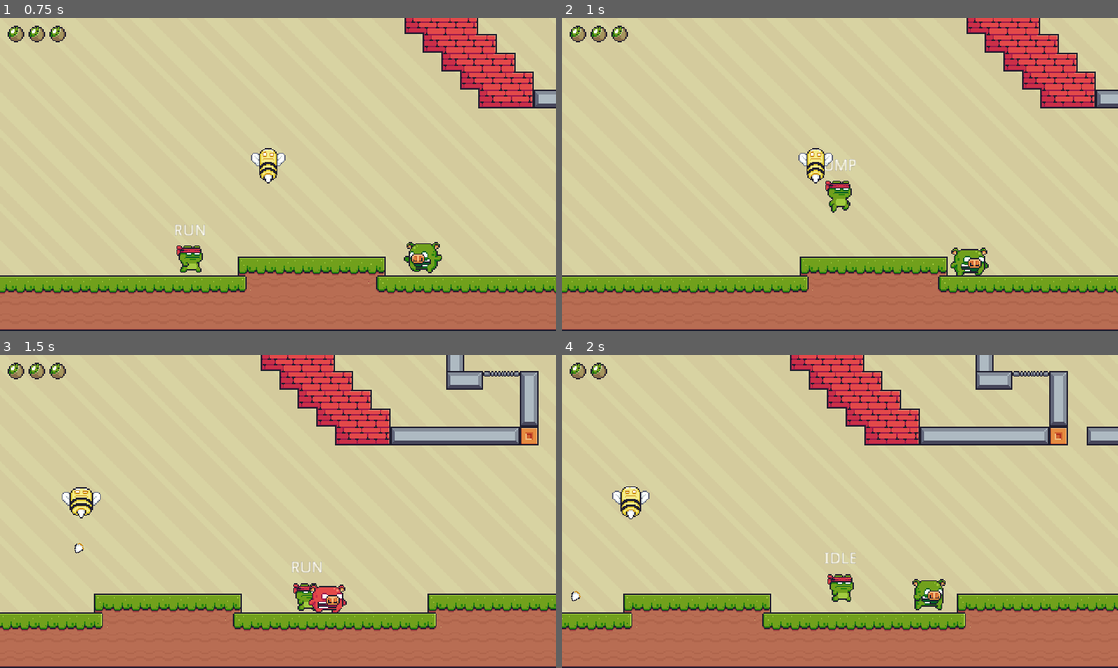
Above: before the commit, frames 1-4 (two rows, left to right).
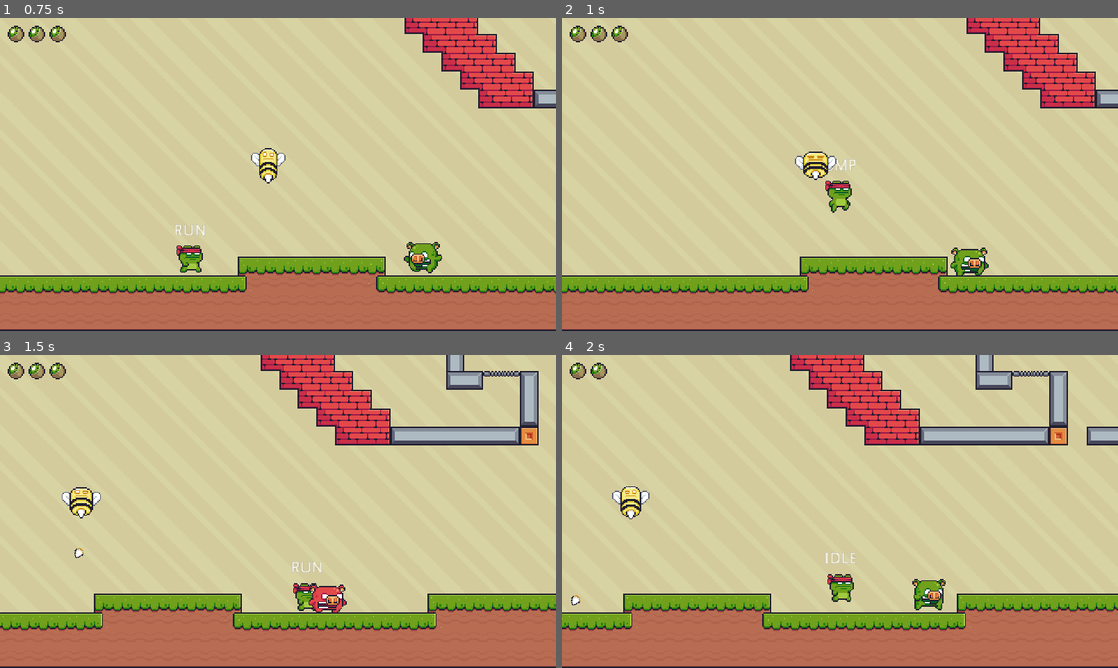
Above: after the commit, the same moments.

Repository: ChrisTutorials/ChrisTutorials-2D-Godot-Platformer
Game: Godot game, scene res://Maps/Level1.tscn
The game is run twice, just before and just after one commit, with the same random seed, the same clock (stepped at 60 frames per second) and the same inputs.
Inputs:
- Up to frame 1 (0.75 s): hold D (right) from 0.53 s (still down)
- Up to frame 2 (1 s): keep holding D (right); tap Space (jump) at 0.77 s
- Up to frame 3 (1.5 s): keep holding D (right)
- Up to frame 4 (2 s): keep holding D (right); tap Space (jump) at 1.52 s

Frame 1 is identical in both runs. In frame 2, 0.4% of the frame differs, in the area x 41-50%, y 41-53%; in frame 3, less than 0.1%; in frame 4, less than 0.1%.

Commit message:
Update Bee.tscn
Recreated animation player to fix bugs for bee enemy

Diff:
--- a/Characters/Enemies/Bee.tscn
+++ b/Characters/Enemies/Bee.tscn
@@ -6,141 +6,109 @@
 [ext_resource path="res://Characters/Enemies/Bee.gd" type="Script" id=4]
 [ext_resource path="res://Projectiles/BeeSting.tscn" type="PackedScene" id=5]
 
-[sub_resource type="AtlasTexture" id=67]
-atlas = ExtResource( 2 )
+[sub_resource type="AtlasTexture" id=35]
+atlas = ExtResource( 1 )
 region = Rect2( 0, 0, 36, 34 )
 
-[sub_resource type="AtlasTexture" id=68]
-atlas = ExtResource( 2 )
+[sub_resource type="AtlasTexture" id=36]
+atlas = ExtResource( 1 )
 region = Rect2( 36, 0, 36, 34 )
 
-[sub_resource type="AtlasTexture" id=69]
-atlas = ExtResource( 2 )
+[sub_resource type="AtlasTexture" id=37]
+atlas = ExtResource( 1 )
 region = Rect2( 72, 0, 36, 34 )
 
-[sub_resource type="AtlasTexture" id=70]
-atlas = ExtResource( 2 )
+[sub_resource type="AtlasTexture" id=38]
+atlas = ExtResource( 1 )
 region = Rect2( 108, 0, 36, 34 )
 
-[sub_resource type="AtlasTexture" id=71]
-atlas = ExtResource( 2 )
+[sub_resource type="AtlasTexture" id=39]
+atlas = ExtResource( 1 )
 region = Rect2( 144, 0, 36, 34 )
 
-[sub_resource type="AtlasTexture" id=72]
-atlas = ExtResource( 3 )
+[sub_resource type="AtlasTexture" id=40]
+atlas = ExtResource( 1 )
+region = Rect2( 180, 0, 36, 34 )
+
+[sub_resource type="AtlasTexture" id=41]
+atlas = ExtResource( 2 )
 region = Rect2( 0, 0, 36, 34 )
 
-[sub_resource type="AtlasTexture" id=73]
-atlas = ExtResource( 3 )
+[sub_resource type="AtlasTexture" id=42]
+atlas = ExtResource( 2 )
 region = Rect2( 36, 0, 36, 34 )
 
-[sub_resource type="AtlasTexture" id=74]
-atlas = ExtResource( 3 )
+[sub_resource type="AtlasTexture" id=43]
+atlas = ExtResource( 2 )
 region = Rect2( 72, 0, 36, 34 )
 
-[sub_resource type="AtlasTexture" id=75]
-atlas = ExtResource( 3 )
+[sub_resource type="AtlasTexture" id=44]
+atlas = ExtResource( 2 )
 region = Rect2( 108, 0, 36, 34 )
 
-[sub_resource type="AtlasTexture" id=76]
-atlas = ExtResource( 3 )
+[sub_resource type="AtlasTexture" id=45]
+atlas = ExtResource( 2 )
 region = Rect2( 144, 0, 36, 34 )
 
-[sub_resource type="AtlasTexture" id=77]
+[sub_resource type="AtlasTexture" id=46]
+atlas = ExtResource( 3 )
+region = Rect2( 0, 0, 36, 34 )
+
+[sub_resource type="AtlasTexture" id=47]
+atlas = ExtResource( 3 )
+region = Rect2( 36, 0, 36, 34 )
+
+[sub_resource type="AtlasTexture" id=48]
+atlas = ExtResource( 3 )
+region = Rect2( 72, 0, 36, 34 )
+
+[sub_resource type="AtlasTexture" id=49]
+atlas = ExtResource( 3 )
+region = Rect2( 108, 0, 36, 34 )
+
+[sub_resource type="AtlasTexture" id=50]
+atlas = ExtResource( 3 )
+region = Rect2( 144, 0, 36, 34 )
+
+[sub_resource type="AtlasTexture" id=51]
 atlas = ExtResource( 3 )
 region = Rect2( 180, 0, 36, 34 )
 
-[sub_resource type="AtlasTexture" id=78]
+[sub_resource type="AtlasTexture" id=52]
 atlas = ExtResource( 3 )
 region = Rect2( 216, 0, 36, 34 )
 
-[sub_resource type="AtlasTexture" id=79]
+[sub_resource type="AtlasTexture" id=53]
 atlas = ExtResource( 3 )
 region = Rect2( 252, 0, 36, 34 )
 
-[sub_resource type="AtlasTexture" id=80]
-atlas = ExtResource( 1 )
-region = Rect2( 0, 0, 36, 34 )
-
-[sub_resource type="AtlasTexture" id=81]
-atlas = ExtResource( 1 )
-region = Rect2( 36, 0, 36, 34 )
-
-[sub_resource type="AtlasTexture" id=82]
-atlas = ExtResource( 1 )
-region = Rect2( 72, 0, 36, 34 )
-
-[sub_resource type="AtlasTexture" id=83]
-atlas = ExtResource( 1 )
-region = Rect2( 108, 0, 36, 34 )
-
-[sub_resource type="AtlasTexture" id=84]
-atlas = ExtResource( 1 )
-region = Rect2( 144, 0, 36, 34 )
-
-[sub_resource type="AtlasTexture" id=85]
-atlas = ExtResource( 1 )
-region = Rect2( 180, 0, 36, 34 )
-
-[sub_resource type="SpriteFrames" id=48]
+[sub_resource type="SpriteFrames" id=34]
 animations = [ {
-"frames": [ SubResource( 67 ), SubResource( 68 ), SubResource( 69 ), SubResource( 70 ), SubResource( 71 ) ],
+"frames": [ SubResource( 35 ), SubResource( 36 ), SubResource( 37 ), SubResource( 38 ), SubResource( 39 ), SubResource( 40 ) ],
+"loop": true,
+"name": "idle",
+"speed": 20.0
+}, {
+"frames": [ SubResource( 41 ), SubResource( 42 ), SubResource( 43 ), SubResource( 44 ), SubResource( 45 ) ],
 "loop": true,
 "name": "hit",
 "speed": 10.0
 }, {
-"frames": [ SubResource( 72 ), SubResource( 73 ), SubResource( 74 ), SubResource( 75 ), SubResource( 76 ), SubResource( 77 ), SubResource( 78 ), SubResource( 79 ) ],
+"frames": [ SubResource( 46 ), SubResource( 47 ), SubResource( 48 ), SubResource( 49 ), SubResource( 50 ), SubResource( 51 ), SubResource( 52 ), SubResource( 53 ) ],
 "loop": true,
 "name": "attack",
 "speed": 20.0
-}, {
-"frames": [ SubResource( 80 ), SubResource( 81 ), SubResource( 82 ), SubResource( 83 ), SubResource( 84 ), SubResource( 85 ) ],
-"loop": true,
-"name": "idle",
-"speed": 20.0
 } ]
 
-[sub_resource type="RectangleShape2D" id=49]
+[sub_resource type="RectangleShape2D" id=21]
 extents = Vector2( 10, 12.5634 )
 
-[sub_resource type="AnimationNodeAnimation" id=93]
-animation = "attack"
-
-[sub_resource type="AnimationNodeAnimation" id=88]
-animation = "idle"
-
-[sub_resource type="AnimationNodeAnimation" id=89]
-animation = "hit"
-
-[sub_resource type="AnimationNodeOneShot" id=86]
-fadein_time = 0.0
-fadeout_time = 0.0
-
-[sub_resource type="AnimationNodeOneShot" id=53]
-fadein_time = 0.0
-fadeout_time = 0.0
-
-[sub_resource type="AnimationNodeBlendTree" id=59]
-graph_offset = Vector2( -363, 64.5 )
-nodes/Animation/node = SubResource( 89 )
-nodes/Animation/position = Vector2( 289.5, 378.5 )
-"nodes/Animation 2/node" = SubResource( 93 )
-"nodes/Animation 2/position" = Vector2( 0, 350 )
-"nodes/Animation 3/node" = SubResource( 88 )
-"nodes/Animation 3/position" = Vector2( -17, 185.5 )
-nodes/attack/node = SubResource( 86 )
-nodes/attack/position = Vector2( 240, 160 )
-nodes/hit/node = SubResource( 53 )
-nodes/hit/position = Vector2( 510, 170 )
-nodes/output/position = Vector2( 740, 170 )
-node_connections = [ "hit", 0, "attack", "hit", 1, "Animation", "attack", 0, "Animation 3", "attack", 1, "Animation 2", "output", 0, "hit" ]
-
-[sub_resource type="Animation" id=92]
+[sub_resource type="Animation" id=55]
 resource_name = "attack"
-length = 0.4
+length = 0.35
 step = 0.05
 tracks/0/type = "value"
-tracks/0/path = NodePath("../Bee/AnimatedSprite:animation")
+tracks/0/path = NodePath("AnimatedSprite:animation")
 tracks/0/interp = 1
 tracks/0/loop_wrap = true
 tracks/0/imported = false
@@ -158,7 +126,7 @@
 tracks/1/imported = false
 tracks/1/enabled = true
 tracks/1/keys = {
-"times": PoolRealArray( 0.4 ),
+"times": PoolRealArray( 0.35 ),
 "transitions": PoolRealArray( 1 ),
 "values": [ {
 "args": [  ],
@@ -166,11 +134,12 @@
 } ]
 }
 
-[sub_resource type="Animation" id=60]
+[sub_resource type="Animation" id=56]
 resource_name = "hit"
-length = 0.5
+length = 0.45
+step = 0.05
 tracks/0/type = "value"
-tracks/0/path = NodePath("../Bee/AnimatedSprite:animation")
+tracks/0/path = NodePath("AnimatedSprite:animation")
 tracks/0/interp = 1
 tracks/0/loop_wrap = true
 tracks/0/imported = false
@@ -188,7 +157,7 @@
 tracks/1/imported = false
 tracks/1/enabled = true
 tracks/1/keys = {
-"times": PoolRealArray( 0.5 ),
+"times": PoolRealArray( 0.45 ),
 "transitions": PoolRealArray( 1 ),
 "values": [ {
 "args": [  ],
@@ -196,11 +165,13 @@
 } ]
 }
 
-[sub_resource type="Animation" id=62]
-length = 0.05
+[sub_resource type="Animation" id=54]
+resource_name = "idle"
+length = 0.25
 loop = true
+step = 0.05
 tracks/0/type = "value"
-tracks/0/path = NodePath("../Bee/AnimatedSprite:animation")
+tracks/0/path = NodePath("AnimatedSprite:animation")
 tracks/0/interp = 1
 tracks/0/loop_wrap = true
 tracks/0/imported = false
@@ -212,13 +183,45 @@
 "values": [ "idle" ]
 }
 
-[sub_resource type="RectangleShape2D" id=65]
+[sub_resource type="AnimationNodeAnimation" id=57]
+animation = "attack"
+
+[sub_resource type="AnimationNodeAnimation" id=58]
+animation = "hit"
+
+[sub_resource type="AnimationNodeAnimation" id=59]
+animation = "idle"
+
+[sub_resource type="AnimationNodeOneShot" id=25]
+fadein_time = 0.0
+fadeout_time = 0.0
+
+[sub_resource type="AnimationNodeOneShot" id=26]
+fadein_time = 0.0
+fadeout_time = 0.0
+
+[sub_resource type="AnimationNodeBlendTree" id=27]
+graph_offset = Vector2( -260, 138.385 )
+nodes/Animation/node = SubResource( 59 )
+nodes/Animation/position = Vector2( 34, 177 )
+"nodes/Animation 2/node" = SubResource( 57 )
+"nodes/Animation 2/position" = Vector2( 20, 310 )
+"nodes/Animation 3/node" = SubResource( 58 )
+"nodes/Animation 3/position" = Vector2( 298.5, 370.5 )
+nodes/attack/node = SubResource( 25 )
+nodes/attack/position = Vector2( 240, 160 )
+nodes/hit/node = SubResource( 26 )
+nodes/hit/position = Vector2( 510, 170 )
+nodes/output/position = Vector2( 740, 170 )
+node_connections = [ "output", 0, "hit", "hit", 0, "attack", "hit", 1, "Animation 3", "attack", 0, "Animation", "attack", 1, "Animation 2" ]
+
+[sub_resource type="RectangleShape2D" id=31]
 extents = Vector2( 14, 3 )
 
-[sub_resource type="RectangleShape2D" id=66]
+[sub_resource type="RectangleShape2D" id=32]
 extents = Vector2( 10, 8 )
 
-[sub_resource type="CircleShape2D" id=90]
+[sub_resource type="CircleShape2D" id=33]
 radius = 100.0
 
 [node name="Bee" type="KinematicBody2D"]
@@ -227,7 +230,7 @@
 projectile = ExtResource( 5 )
 
 [node name="AnimatedSprite" type="AnimatedSprite" parent="."]
-frames = SubResource( 48 )
+frames = SubResource( 34 )
 animation = "idle"
 frame = 1
 playing = true
@@ -235,22 +238,22 @@
 [node name="CollisionShape2D" type="CollisionShape2D" parent="."]
 position = Vector2( 0, 2 )
 scale = Vector2( 1.19284, 0.938679 )
-shape = SubResource( 49 )
+shape = SubResource( 21 )
 __meta__ = {
 "_edit_lock_": true
 }
 
+[node name="AnimationPlayer" type="AnimationPlayer" parent="."]
+anims/attack = SubResource( 55 )
+anims/hit = SubResource( 56 )
+anims/idle = SubResource( 54 )
+
 [node name="AnimationTree" type="AnimationTree" parent="."]
-tree_root = SubResource( 59 )
+tree_root = SubResource( 27 )
 anim_player = NodePath("../AnimationPlayer")
 active = true
 parameters/attack/active = false
 parameters/hit/active = false
-
-[node name="AnimationPlayer" type="AnimationPlayer" parent="."]
-anims/attack = SubResource( 92 )
-anims/hit = SubResource( 60 )
-anims/idle = SubResource( 62 )
 
 [node name="JumpHurtbox" type="Area2D" parent="."]
 position = Vector2( 0, -10 )
Not shown: 3 places in Characters/Enemies/Bee.tscn that only renumber resources
